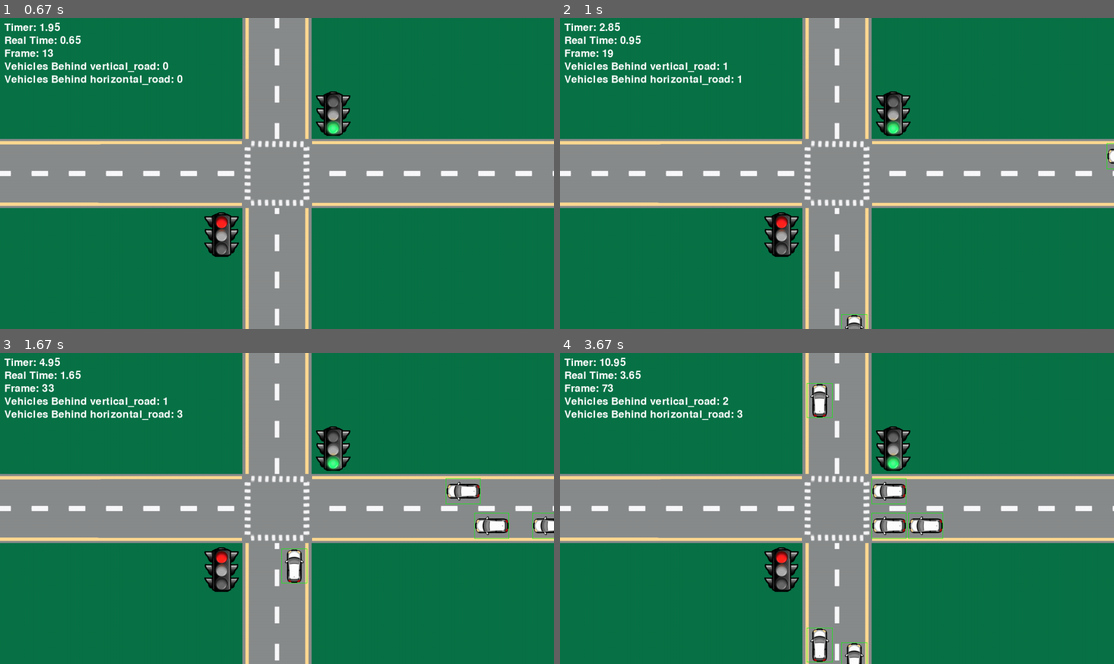
Above: before the commit, frames 1-4 (two rows, left to right).
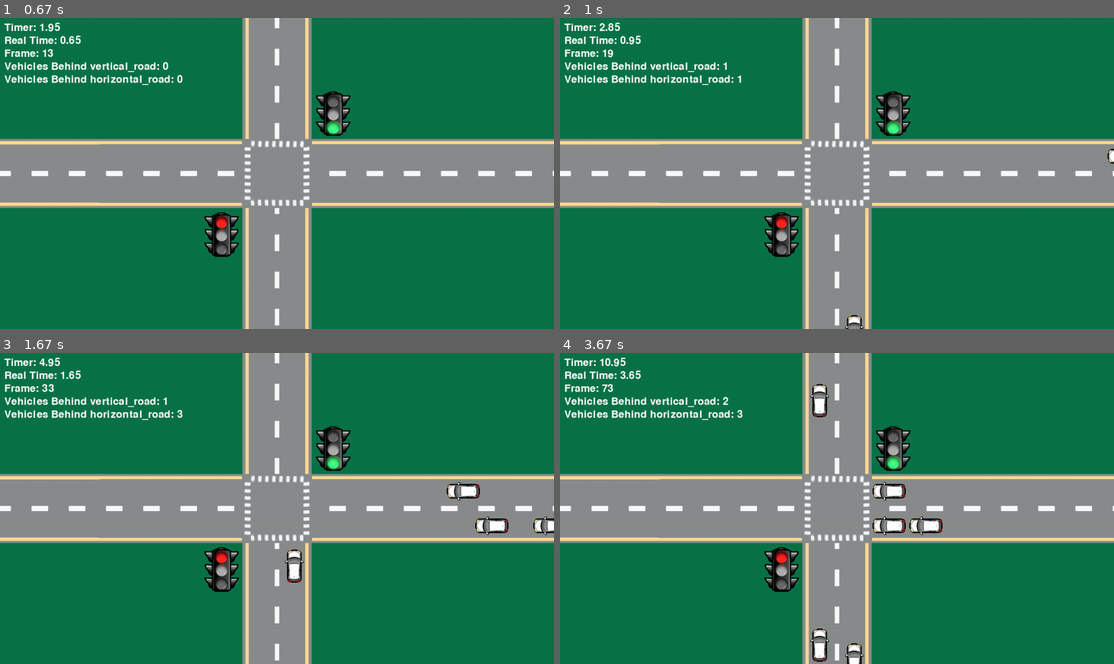
Above: after the commit, the same moments.

Repository: IChaudhry892/csce-4430-project
Game: pygame game, started from pygame-traffic-test/main.py
Same seed, same stepped clock (60 frames per second), same inputs: the game is played once before the commit and once after it.
Inputs:
- Up to frame 1 (0.67 s): no input
- Up to frame 2 (1 s): no input
- Up to frame 3 (1.67 s): no input
- Up to frame 4 (3.67 s): no input

Frame 1 is identical in both runs. In frame 2, less than 0.1% of the frame differs, in the area x 50-100%, y 40-100%; in frame 3, 0.2%; in frame 4, 0.4%, in the area x 44-70%, y 9-100%.

Commit message:
Update Display.py
Commented out the debugging code that shows vehicles rectangles.

Diff:
--- a/pygame-traffic-test/Animation/Display.py
+++ b/pygame-traffic-test/Animation/Display.py
@@ -37,20 +37,20 @@
             y_position += 30
 
         # FOR DEBUGGING: draw per-road spawn rectangles and all vehicle rects (keeps visuals in sync)
-        scenario = handler.scenario
-        for comp in scenario.getComponents():
-            if isinstance(comp, Road):
-                # Draw vehicle rects for every lane (keeps them in-sync with current vehicle positions)
-                for lane_id, lane_list in comp.vehicle_lanes.items():
-                    for v in lane_list:
-                        v_rect = pygame.Rect(int(v.x), int(v.y), int(v.width), int(v.height))
-                        pygame.draw.rect(self.screen, (0, 255, 0), v_rect, 1)
+        # scenario = handler.scenario
+        # for comp in scenario.getComponents():
+        #     if isinstance(comp, Road):
+        #         # Draw vehicle rects for every lane (keeps them in-sync with current vehicle positions)
+        #         for lane_id, lane_list in comp.vehicle_lanes.items():
+        #             for v in lane_list:
+        #                 v_rect = pygame.Rect(int(v.x), int(v.y), int(v.width), int(v.height))
+        #                 pygame.draw.rect(self.screen, (0, 255, 0), v_rect, 1)
 
-                # Draw spawn rectangles for both lanes (these are off-screen since spawn point is outside)
-                for lane_id in comp.vehicle_lanes.keys():
-                    lane_key = comp.get_lane_key(lane_id)
-                    sx, sy = SimulationGraphicConfig.LANE_STARTING_POSITIONS[lane_key]
-                    spawn_rect = pygame.Rect(int(sx), int(sy), SimulationGraphicConfig.VEHICLE_WIDTH, SimulationGraphicConfig.VEHICLE_HEIGHT)
-                    pygame.draw.rect(self.screen, (255, 0, 0), spawn_rect, 1)
+        #         # Draw spawn rectangles for both lanes (these are off-screen since spawn point is outside)
+        #         for lane_id in comp.vehicle_lanes.keys():
+        #             lane_key = comp.get_lane_key(lane_id)
+        #             sx, sy = SimulationGraphicConfig.LANE_STARTING_POSITIONS[lane_key]
+        #             spawn_rect = pygame.Rect(int(sx), int(sy), SimulationGraphicConfig.VEHICLE_WIDTH, SimulationGraphicConfig.VEHICLE_HEIGHT)
+        #             pygame.draw.rect(self.screen, (255, 0, 0), spawn_rect, 1)
 
         pygame.display.update()
